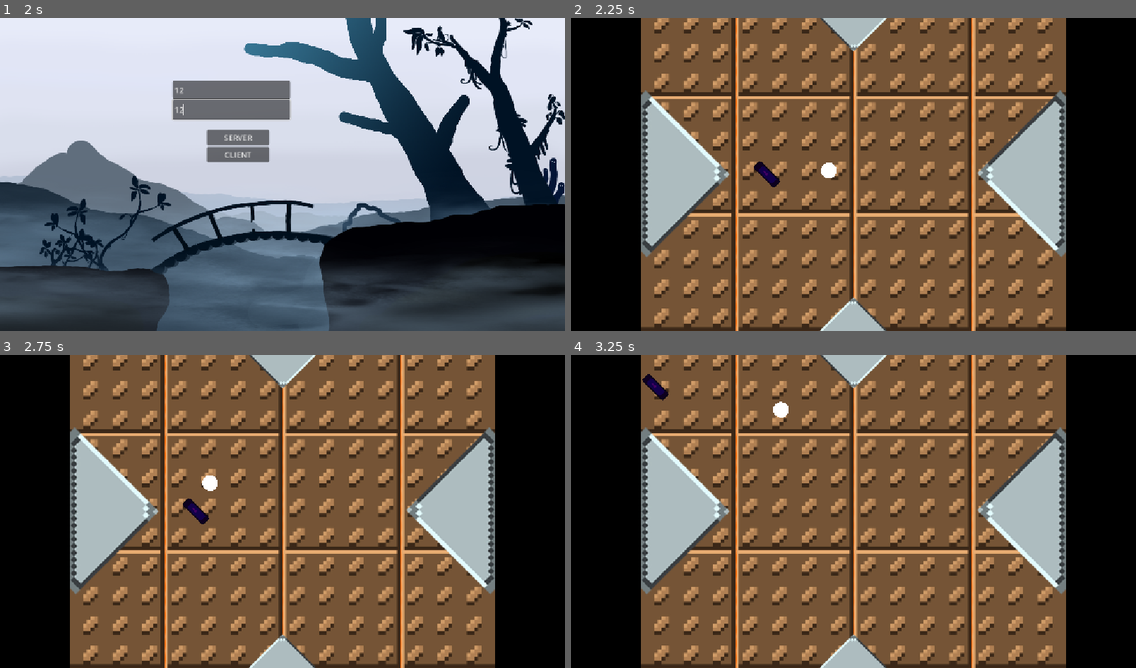
Above: before the commit, frames 1-4 (two rows, left to right).
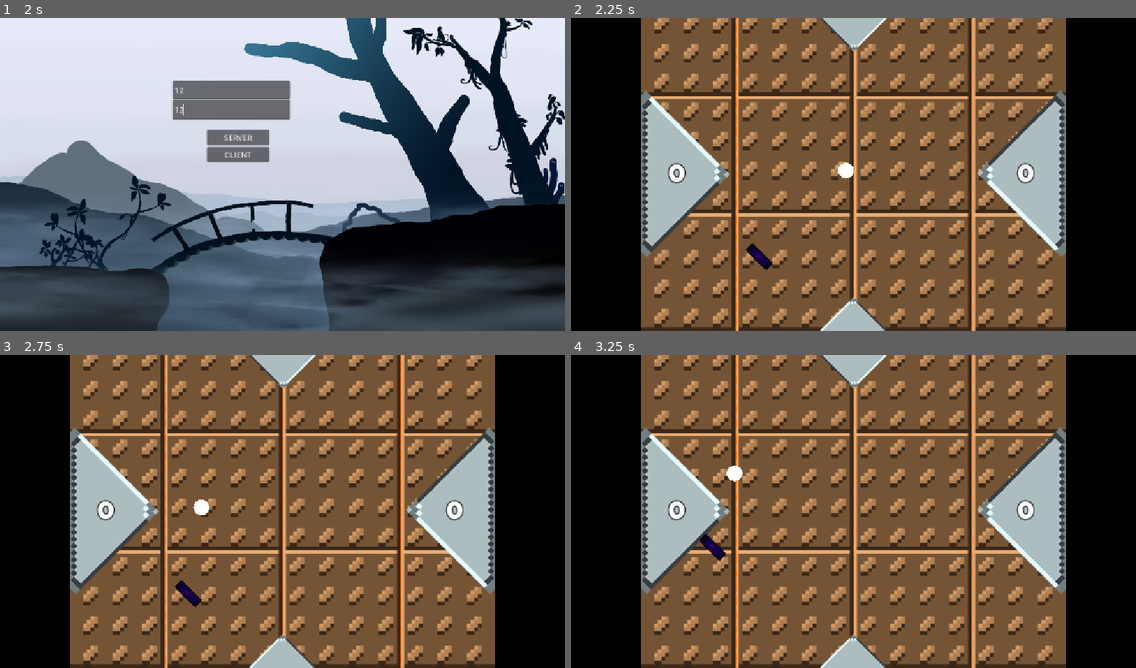
Above: after the commit, the same moments.

Repository: OskarSJ1337/GodotGame
Game: Godot game, scene res://scenes/menus/main_menu.tscn
Same seed, same stepped clock (60 frames per second), same inputs: the game is played once before the commit and once after it. The engine's default icon, where the game draws it, is replaced by a stand-in: a white triangle on a blue panel in a dark square.
Inputs (mouse positions are in pixels of both pictures, inside the frame that each line leads up to):
- Up to frame 1 (2 s): click "Start" at 0.5 s; click (231, 89) at 1.27 s; type "12" at 1.35 s; click (231, 108) at 1.5 s; type "12" at 1.58 s
- Up to frame 2 (2.25 s): click "CLIENT" at 2 s
- Up to frame 3 (2.75 s): no input
- Up to frame 4 (3.25 s): hold W (up) from 2.78 s (still down)

Frame 1 is identical in both runs. In frame 2, 0.9% of the frame differs, in the area x 17-82%, y 45-81%; in frame 3, 0.8%; in frame 4, 0.9%.

Commit message:
Added a collision shape 2D that acts as a goal, a ball reset and score for 2 players

Diff:
--- a/scenes/battle/ball.gd
+++ b/scenes/battle/ball.gd
@@ -11,6 +11,12 @@
 	# Sätter så bara servern kör bollen
 	set_multiplayer_authority(1)
 
+func new_ball():
+	# start position
+	position.x = 576
+	position.y = 312
+
+
 func _physics_process(delta: float) -> void:
 	# Kolla så det är en aktiv multiplayer instans igång
 	var peer := multiplayer.multiplayer_peer
--- a/scenes/battle/game.tscn
+++ b/scenes/battle/game.tscn
@@ -2,9 +2,11 @@
 
 [ext_resource type="Texture2D" uid="uid://cc7uays3creka" path="res://Assets/placeholders/placeholder.png" id="1_0tvmx"]
 [ext_resource type="Texture2D" uid="uid://cmih6oe4f75wl" path="res://Assets/placeholders/Placeholderbackground.png" id="1_md7un"]
+[ext_resource type="Script" uid="uid://k0vfujcr23fl" path="res://scripts/components/main_game_script.gd" id="1_o32of"]
 [ext_resource type="PackedScene" uid="uid://ctrtle1hw0e24" path="res://scenes/battle/paddle.tscn" id="1_sm3ht"]
 [ext_resource type="Script" uid="uid://doqn5gm6b22rd" path="res://scripts/systems/high_level_multiplayer_spawner.gd" id="4_l63dy"]
 [ext_resource type="PackedScene" uid="uid://bjlmaor4ohqo8" path="res://scenes/battle/ball.tscn" id="5_l63dy"]
+[ext_resource type="FontFile" uid="uid://dm0tf83ellxd4" path="res://Assets/fonts/Boring Time.otf" id="6_wg6ik"]
 
 [sub_resource type="SegmentShape2D" id="SegmentShape2D_p8roq"]
 a = Vector2(-64, -56)
@@ -44,9 +46,14 @@
 [sub_resource type="RectangleShape2D" id="RectangleShape2D_ykgmc"]
 size = Vector2(1155.75, 27.5)
 
+[sub_resource type="RectangleShape2D" id="RectangleShape2D_o32of"]
+size = Vector2(358.6565, 160.5635)
+
 [node name="Game" type="Sprite2D" unique_id=1872106350]
+script = ExtResource("1_o32of")
 
 [node name="Borders" type="StaticBody2D" parent="." unique_id=150828939]
+collision_layer = 2
 
 [node name="BorderBackground" type="ColorRect" parent="Borders" unique_id=827136393]
 offset_right = 1152.0
@@ -122,3 +129,58 @@
 
 [node name="Ball" parent="." unique_id=1524054120 instance=ExtResource("5_l63dy")]
 position = Vector2(576, 312)
+collision_mask = 3
+
+[node name="ScoreLeft" type="Area2D" parent="." unique_id=2034770371]
+
+[node name="CollisionShape2D" type="CollisionShape2D" parent="ScoreLeft" unique_id=122082683]
+position = Vector2(326.8042, 566.8042)
+rotation = 0.7853982
+scale = Vector2(0.9999999, 0.9999999)
+shape = SubResource("RectangleShape2D_o32of")
+
+[node name="ScoreRight" type="Area2D" parent="." unique_id=1535569275]
+
+[node name="CollisionShape2D" type="CollisionShape2D" parent="ScoreRight" unique_id=541661301]
+position = Vector2(824.00006, 72)
+rotation = 0.7853982
+scale = Vector2(0.9999999, 0.9999999)
+shape = SubResource("RectangleShape2D_o32of")
+
+[node name="Hud" type="CanvasLayer" parent="." unique_id=183458004]
+
+[node name="PlayerOneScore" type="Label" parent="Hud" unique_id=465331348]
+offset_left = 168.0
+offset_top = 288.0
+offset_right = 264.0
+offset_bottom = 349.0
+theme_override_colors/font_color = Color(1, 1, 1, 1)
+theme_override_colors/font_shadow_color = Color(0, 0, 0, 0)
+theme_override_colors/font_outline_color = Color(0, 0, 0, 1)
+theme_override_constants/outline_size = 8
+theme_override_fonts/font = ExtResource("6_wg6ik")
+theme_override_font_sizes/font_size = 50
+text = "0"
+horizontal_alignment = 1
+vertical_alignment = 1
+
+[node name="PlayerTwoScore" type="Label" parent="Hud" unique_id=1389824466]
+offset_left = 880.0
+offset_top = 288.0
+offset_right = 976.0
+offset_bottom = 349.0
+theme_override_constants/outline_size = 8
+theme_override_fonts/font = ExtResource("6_wg6ik")
+theme_override_font_sizes/font_size = 50
+text = "0"
+horizontal_alignment = 1
+vertical_alignment = 1
+
+[node name="BallTimer" type="Timer" parent="." unique_id=2060772605]
+wait_time = 0.108
+one_shot = true
+autostart = true
+
+[connection signal="body_entered" from="ScoreLeft" to="." method="_on_score_left_body_entered"]
+[connection signal="body_entered" from="ScoreRight" to="." method="_on_score_right_body_entered"]
+[connection signal="timeout" from="BallTimer" to="." method="_on_ball_timer_timeout"]
--- a/scenes/battle/paddle.tscn
+++ b/scenes/battle/paddle.tscn
@@ -12,6 +12,7 @@
 properties/0/replication_mode = 1
 
 [node name="Paddle" type="CharacterBody2D" unique_id=1281428957]
+collision_mask = 3
 script = ExtResource("1_f4eew")
 
 [node name="Sprite2D" type="Sprite2D" parent="." unique_id=1579566708]
--- /dev/null
+++ b/scripts/components/main_game_script.gd
@@ -0,0 +1,16 @@
+extends Sprite2D
+
+var score := [0, 0] # 0 = Player 1, 1 = Player 2 etc
+
+func _on_score_left_body_entered(body):
+	score[1] += 1
+	$Hud/PlayerTwoScore.text = str(score[1])
+	$BallTimer.start()
+
+func _on_score_right_body_entered(body):
+	score[0] += 1
+	$Hud/PlayerOneScore.text = str(score[0])
+	$BallTimer.start()
+
+func _on_ball_timer_timeout():
+	$Ball.new_ball()
--- a/scripts/systems/high_level_multiplayer_spawner.gd
+++ b/scripts/systems/high_level_multiplayer_spawner.gd
@@ -1,7 +1,7 @@
 extends MultiplayerSpawner
 
 @export var network_player : PackedScene
-const SPAWN_POSITIONS:= [Vector2(400,320), Vector2(700,320)]
+const SPAWN_POSITIONS:= [Vector2(384,488), Vector2(792,112)]
 const PADDLE_COLORS:= [Color.REBECCA_PURPLE, Color.BLUE]
 const PADDLE_ROTATION:= [315.0, 135.0]
 var spawn_order := 0
Not shown, added: scripts/components/main_game_script.gd.uid
